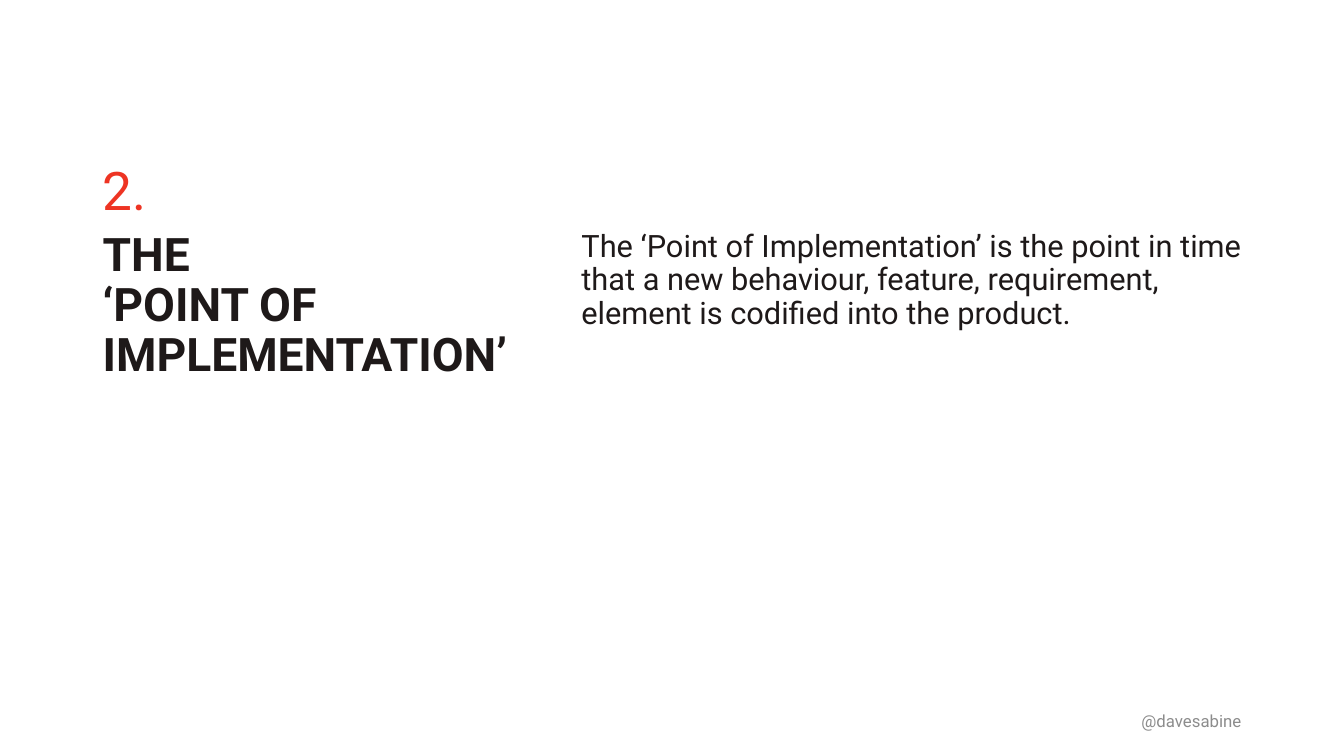
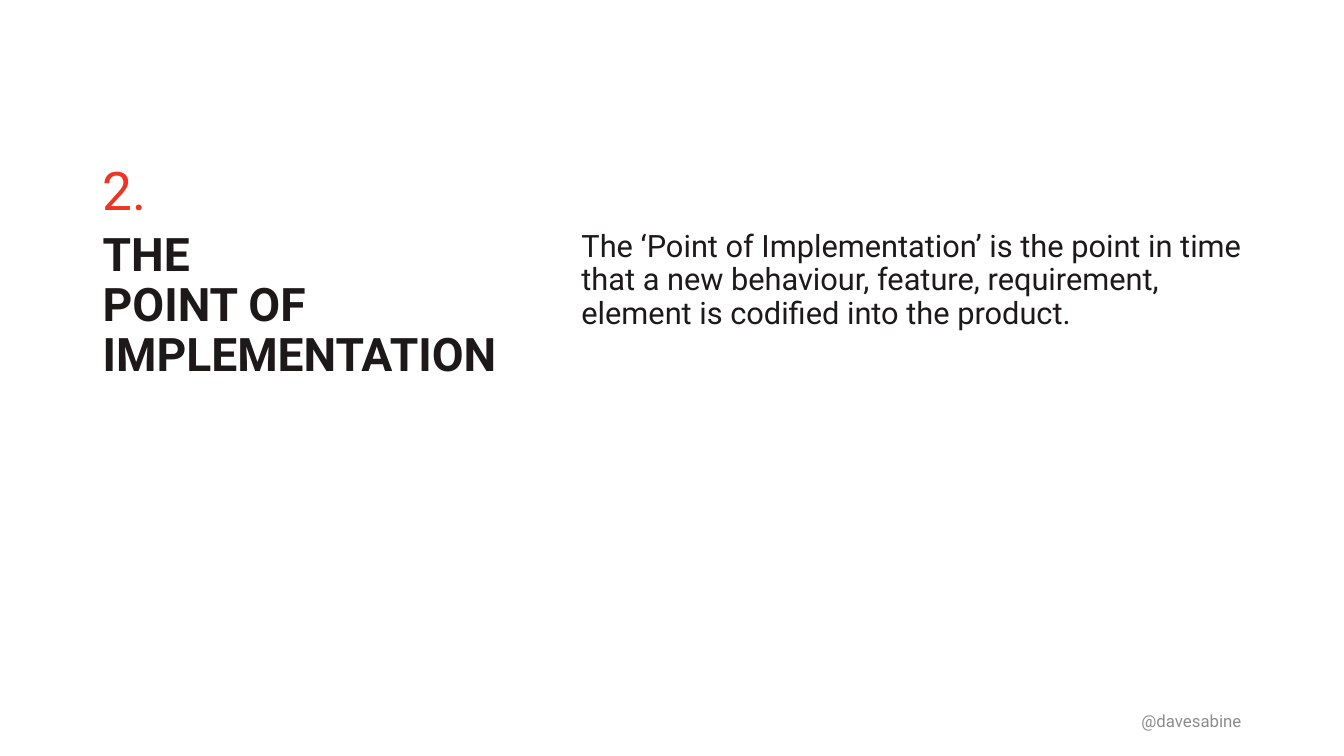
Before and after one commit to DavidSabine/The-Art-of-Agile-Product-Documentation, a slide deck: slide 7 of assets/The Art of Agile Documentation — Presentation — by David Sabine.pptx. Drawn at 1344x756 pixels with LibreOffice and Linux fonts; fonts in the diff are those of the drawing; background and template pictures are left out. Boxes give left, top, right and bottom in pixels: in the first picture for what was removed or moved away, otherwise in the second. Text is boxed around its words. In the diff, an @@ line names an element or a change of style, - is before the commit and + after.

```diff
--- a/assets/The Art of Agile Documentation — Presentation — by David Sabine.pptx
+++ b/assets/The Art of Agile Documentation — Presentation — by David Sabine.pptx
@@ text at box(103, 238, 497, 372): text changed @@
-THE
-‘POINT OF IMPLEMENTATION’
+THE
+POINT OF IMPLEMENTATION
```
Also in this commit, not shown: 4 other slides changed, 1 slide added, 1 slide removed, 3 other files.
